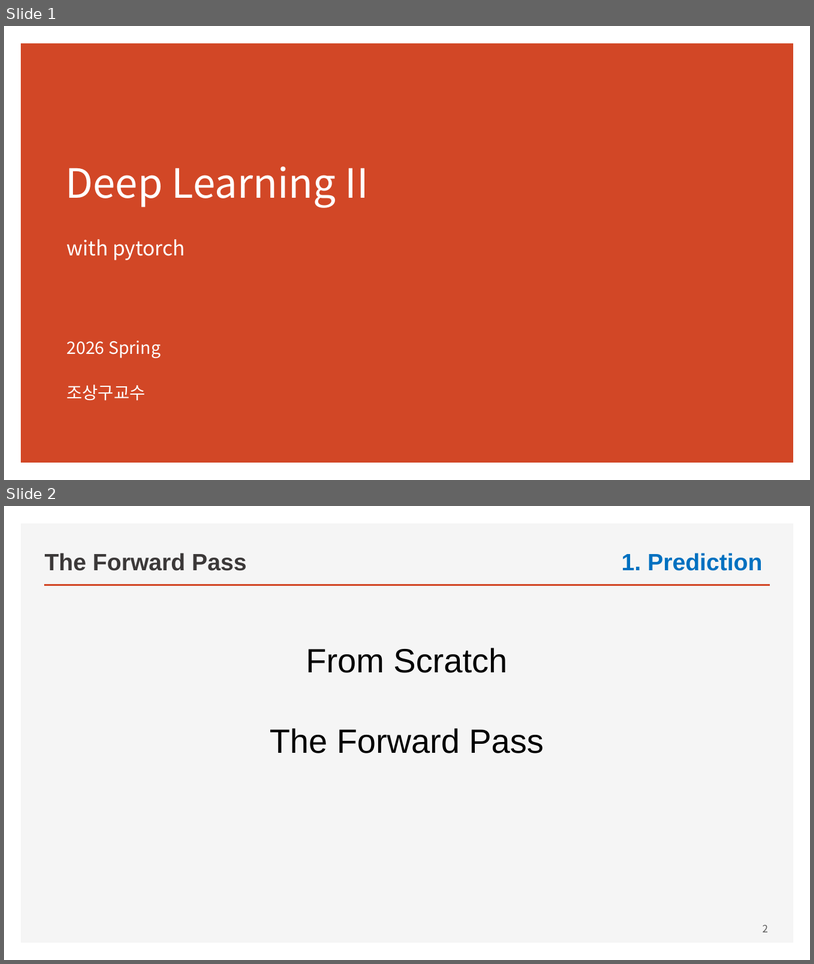
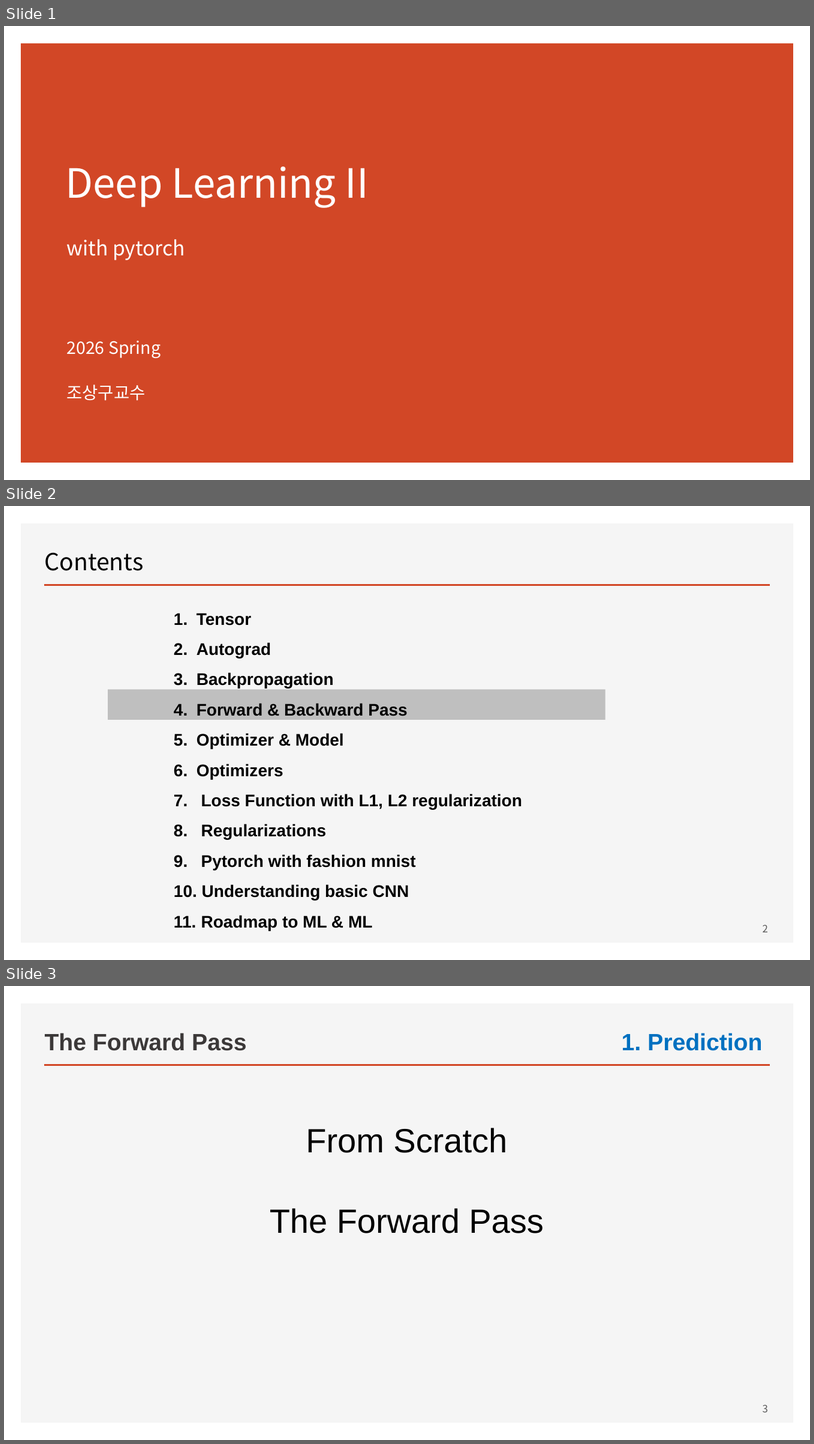
Before and after one commit to ancestor9/mathematics-for-machine-learning, a slide deck: Linear_Algebra/w5_02_Deep_Learning_with_pytorch.pptx. Shown one above the other, each under a label of ours: slides 1 and 2 before the commit, slides 1, 2 and 3 after it. The pictures are 814x964 and 814x1444 pixels, drawn with LibreOffice and Linux fonts; fonts in the diff are those of the drawing. Boxes give left, top, right and bottom in pixels: in the first picture for what was removed or moved away, otherwise in the second. Text is boxed around its words. In the diff, an @@ line names an element or a change of style, - is before the commit and + after.

```diff
--- a/Linear_Algebra/w5_02_Deep_Learning_with_pytorch.pptx
+++ b/Linear_Algebra/w5_02_Deep_Learning_with_pytorch.pptx
@@ slide 2 added at (4, 506, 810, 960), background #FFFFFF; not listed: 2 template elements that a slide beside it also shows @@
@@ title added at (45, 552, 144, 571), 28 pt, text #000000 @@
+Contents
@@ text added at (197, 613, 522, 930), 20 pt, text #000000, bold @@
+1. Tensor
+2. Autograd
+3. Backpropagation
+4. Forward & Backward Pass
+5. Optimizer & Model
+6. Optimizers
+7. Loss Function with L1, L2 regularization
+8. Regularizations
+9. Pytorch with fashion mnist
+10. Understanding basic CNN
+11. Roadmap to ML & ML
@@ rectangle added at (108, 690, 606, 720), fill #BFBFBF @@
@@ page number added at (763, 924, 768, 932), 12 pt, text #595959 @@
+2
@@ what was slide 2 is now slide 3 @@
@@ page number at (763, 1404, 768, 1412): text changed @@
-2
+3
```
Also in this commit, not shown: 2 other files.
